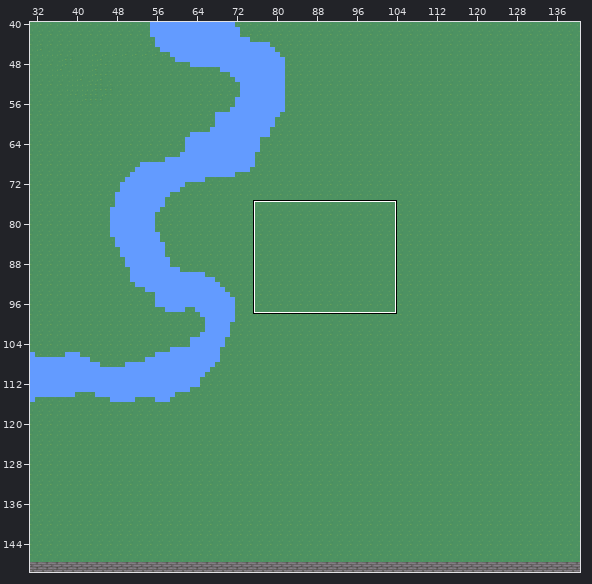
Two states of a Tiled map, map.tmx. Above, an overview of the earlier version with the close-up marked.
Close-up. Before the commit:
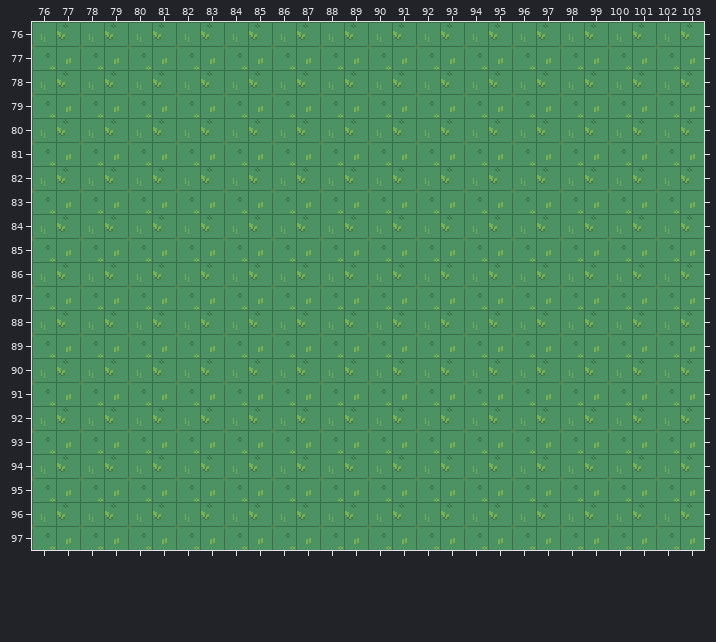
Cells are 16x16 px. Shown: x 76..103, y 76..97. The commit also changed other parts of the map, which this record leaves out.
And afterwards:
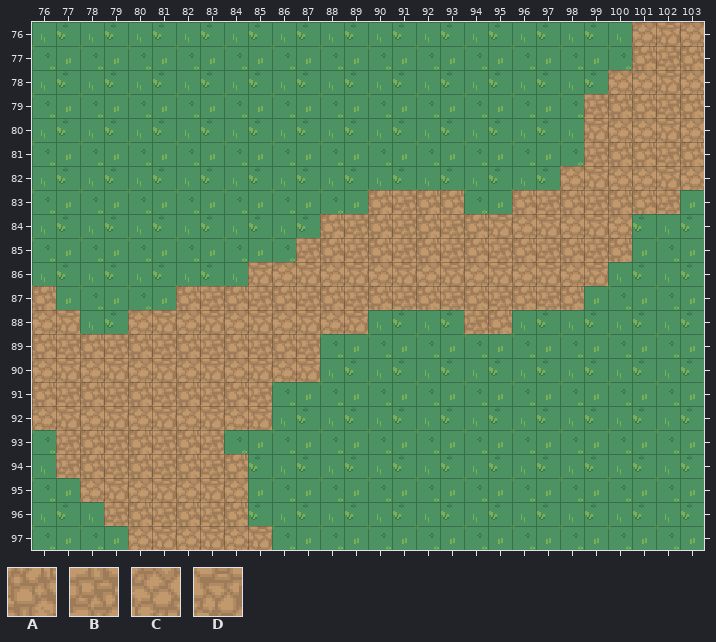
Key: from "nature": A 164, B 165, C 204, D 205.
_ is an empty cell.
Tiles of an added or newly shown layer are drawn over the layers below it.
The edit:
{"where": "layer \"path\" (now shown)"}
{"y":76,"x":101,"old":"___","new":"CDC"}
{"y":77,"x":101,"old":"___","new":"ABA"}
{"y":78,"x":100,"old":"____","new":"CCDC"}
{"y":79,"x":99,"old":"_____","new":"BAABA"}
{"y":80,"x":99,"old":"_____","new":"DCCDC"}
{"y":81,"x":99,"old":"_____","new":"BAABA"}
{"y":82,"x":98,"old":"______","new":"CDCCDC"}
{"y":83,"x":90,"old":"____","new":"ABAA"}
{"y":83,"x":96,"old":"_______","new":"ABABAAB"}
{"y":84,"x":88,"old":"_____________","new":"ABABABADCDCDC"}
{"y":85,"x":87,"old":"______________","new":"BABABABABABABA"}
{"y":86,"x":85,"old":"_______________","new":"DCDCDCDCDCDCDCD"}
{"y":87,"x":76,"old":"_","new":"A"}
{"y":87,"x":82,"old":"_________________","new":"ABABABABABABABABA"}
{"y":88,"x":76,"old":"__","new":"CD"}
{"y":88,"x":80,"old":"__________","new":"CDCDCDCDCD"}
{"y":88,"x":94,"old":"__","new":"BA"}
{"y":89,"x":76,"old":"____________","new":"ABABABABABAB"}
{"y":90,"x":76,"old":"____________","new":"CDCDCDCDCDCD"}
{"y":91,"x":76,"old":"__________","new":"ABABABABAB"}
{"y":92,"x":76,"old":"__________","new":"CDCDCDCDCD"}
{"y":93,"x":77,"old":"_______","new":"BABABAB"}
{"y":94,"x":77,"old":"________","new":"BABABABA"}
{"y":95,"x":78,"old":"_______","new":"CDCDCDC"}
{"y":96,"x":79,"old":"______","new":"BABABA"}
{"y":97,"x":80,"old":"______","new":"CDCDCD"}
